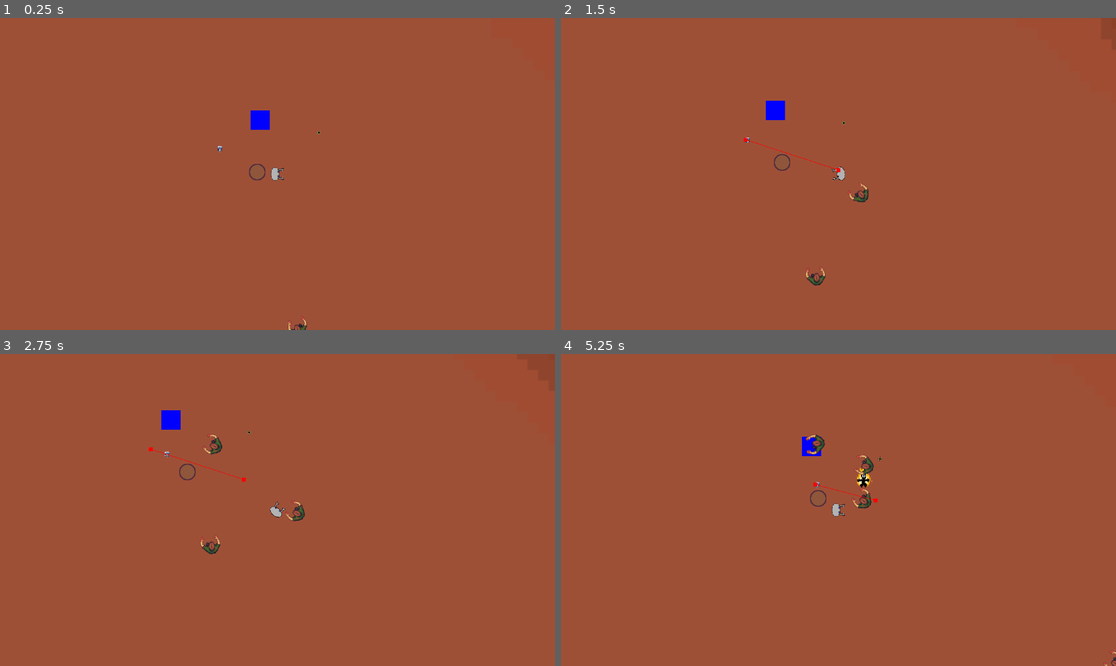
Above: before the commit, frames 1-4 (two rows, left to right).
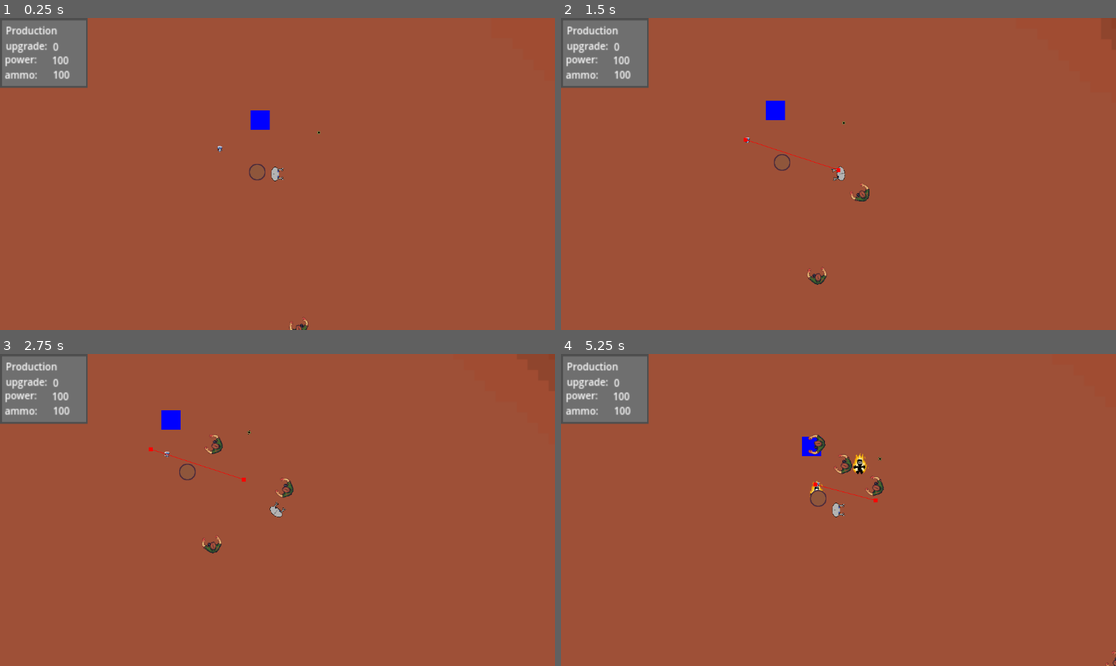
Above: after the commit, the same moments.

Repository: Valentin22r/Don-t-get-surrounded
Game: Godot game, scene res://Map/map.tscn
Same seed, same stepped clock (60 frames per second), same inputs: the game is played once before the commit and once after it.
Inputs (mouse positions are in pixels of both pictures, inside the frame that each line leads up to):
- Up to frame 1 (0.25 s): no input
- Up to frame 2 (1.5 s): move the mouse to (960, 158) at 0.52 s; hold Right (test_right) 0.53-1.28 s; click (960, 158) at 0.6 s; move the mouse to (727, 189) at 1.27 s; hold Down (test_down) from 1.28 s (still down); tap B (call_drones) at 1.35 s
- Up to frame 3 (2.75 s): move the mouse to (333, 441) at 2.02 s; release Down (test_down) at 2.03 s; hold Right (test_right) from 2.03 s (still down); tap N (stop_drones) at 2.1 s
- Up to frame 4 (5.25 s): move the mouse to (810, 572) at 2.77 s; release Right (test_right) at 2.78 s; hold Up (test_up) 2.78-3.53 s; click (810, 572) at 2.85 s; move the mouse to (1005, 556) at 3.52 s; hold B (call_drones) 3.53-4.28 s; hold Left (test_left) 3.53-5.03 s; move the mouse to (672, 463) at 4.27 s; tap N (stop_drones) at 4.35 s; move the mouse to (866, 510) at 5.02 s; hold Down (test_down) from 5.03 s (still down); click (866, 510) at 5.1 s

The runs differ from the first frame. In frame 1, 3.7% of the frame differs, in the area x 0-56%, y 0-100%; in frame 2, 3.8%; in frame 3, 4.0%; in frame 4, 4.3%, in the area x 0-100%, y 0-100%.

Commit message:
add a bunch of things

Diff:
--- a/don't-get-surrounded/Map/spawner.gd
+++ b/don't-get-surrounded/Map/spawner.gd
@@ -4,6 +4,7 @@
 
 func _on_timer_timeout() -> void:
 	var enemy = enemy_scene.instantiate()
+	enemy.add_to_group("enemy")
 	enemy.position.x = randi_range(0, 100)
 	enemy.position.y = randi_range(0, 100)
 	enemy.base = get_node("../Base")
--- /dev/null
+++ b/don't-get-surrounded/Wall/Wall.gd
@@ -0,0 +1,18 @@
+extends Node
+
+var hp = 100
+var life = -1
+var cost = 2
+
+func _ready() -> void:
+	$Area2D.add_to_group("building")
+
+func _process(delta: float) -> void:
+	if (hp <= 0):
+		queue_free()
+	$RichTextLabel.text = str(hp)
+
+func _on_area_2d_area_entered(area: Area2D) -> void:
+	if (area.is_in_group("drone") == true):
+		if (GlobalData.power >= cost and hp < 100):
+			hp += 1
--- /dev/null
+++ b/don't-get-surrounded/Wall/Wall.tscn
@@ -0,0 +1,41 @@
+[gd_scene load_steps=5 format=3 uid="uid://drymjmt1kmu3q"]
+
+[ext_resource type="Texture2D" uid="uid://bwex583ev1fk" path="res://asset/wall.png" id="1_gjbsq"]
+[ext_resource type="Script" path="res://Wall/Wall.gd" id="1_vydor"]
+
+[sub_resource type="RectangleShape2D" id="RectangleShape2D_0q3dq"]
+size = Vector2(161, 162)
+
+[sub_resource type="RectangleShape2D" id="RectangleShape2D_1pum6"]
+size = Vector2(310, 285.5)
+
+[node name="Wall" type="StaticBody2D"]
+script = ExtResource("1_vydor")
+
+[node name="CollisionShape2D" type="CollisionShape2D" parent="."]
+position = Vector2(0, -1)
+scale = Vector2(0.1, 0.1)
+shape = SubResource("RectangleShape2D_0q3dq")
+
+[node name="Sprite2D" type="Sprite2D" parent="."]
+scale = Vector2(0.1, 0.1)
+texture = ExtResource("1_gjbsq")
+
+[node name="Area2D" type="Area2D" parent="."]
+scale = Vector2(0.1, 0.1)
+
+[node name="CollisionShape2D" type="CollisionShape2D" parent="Area2D"]
+shape = SubResource("RectangleShape2D_1pum6")
+
+[node name="Hit_rate" type="Timer" parent="."]
+wait_time = 0.5
+autostart = true
+
+[node name="RichTextLabel" type="RichTextLabel" parent="."]
+offset_left = -27.0
+offset_top = -19.0
+offset_right = 20.0
+offset_bottom = 10.0
+
+[connection signal="area_entered" from="Area2D" to="." method="_on_area_2d_area_entered"]
+[connection signal="timeout" from="Hit_rate" to="." method="_on_hit_rate_timeout"]
--- a/don't-get-surrounded/enemy/enemy.gd
+++ b/don't-get-surrounded/enemy/enemy.gd
@@ -4,6 +4,7 @@
 var life = GlobalData.basic_enemy_life
 var death_animation_repetition = 2
 var death_time = 1
+var target: Array
 
 @export var base: Node2D
 @onready var nav_agent:= $NavigationAgent2D as NavigationAgent2D
@@ -53,3 +54,14 @@
 		death_animation_repetition -= 1
 		$Death.frame = 0
 	$Death.frame += 1
+
+func _on_area_2d_area_entered(area: Area2D) -> void:
+	if (area.is_in_group("building") == true):
+		target.append(area)
+
+func _on_timer_attack_timeout() -> void:
+	if (target.is_empty() == true):
+		print("HERE")
+	if (target.is_empty() == false):
+		print("HERE1")
+		target[0].hp -= 1
--- a/don't-get-surrounded/enemy/enemy.tscn
+++ b/don't-get-surrounded/enemy/enemy.tscn
@@ -6,6 +6,9 @@
 
 [sub_resource type="RectangleShape2D" id="RectangleShape2D_jyfy4"]
 size = Vector2(9, 20)
+
+[sub_resource type="RectangleShape2D" id="RectangleShape2D_6njek"]
+size = Vector2(15.1471, 15.9274)
 
 [node name="Enemy" type="CharacterBody2D"]
 script = ExtResource("1_kcc61")
@@ -24,8 +27,9 @@
 scale = Vector2(1.36, 1.2557)
 
 [node name="CollisionShape2D" type="CollisionShape2D" parent="Area2D"]
-position = Vector2(-0.5, 0)
-shape = SubResource("RectangleShape2D_jyfy4")
+position = Vector2(2.42647, 0)
+scale = Vector2(1, 1)
+shape = SubResource("RectangleShape2D_6njek")
 
 [node name="TimerDeath" type="Timer" parent="."]
 wait_time = 0.08
@@ -38,9 +42,14 @@
 hframes = 4
 
 [node name="Sprite2D" type="Sprite2D" parent="."]
-position = Vector2(3, -1)
-scale = Vector2(0.111111, 0.104502)
+position = Vector2(4.49999, -1)
+scale = Vector2(0.100694, 0.104502)
 texture = ExtResource("3_u0odi")
 
+[node name="TimerAttack" type="Timer" parent="."]
+autostart = true
+
 [connection signal="timeout" from="Timer" to="." method="_on_timer_timeout"]
+[connection signal="area_entered" from="Area2D" to="." method="_on_area_2d_area_entered"]
 [connection signal="timeout" from="TimerDeath" to="." method="_on_timer_death_timeout"]
+[connection signal="timeout" from="TimerAttack" to="." method="_on_timer_attack_timeout"]
--- a/don't-get-surrounded/global_data.gd
+++ b/don't-get-surrounded/global_data.gd
@@ -4,8 +4,8 @@
 var base_life = 100
 
 var upgrade = 0
-var power = 0
-var ammo = 0
+var power = 100
+var ammo = 100
 
 var kill = 0
 var basic_enemy_life = 10
--- /dev/null
+++ b/don't-get-surrounded/turret/hud.gd
@@ -0,0 +1,6 @@
+extends Node2D
+
+func _process(delta: float) -> void:
+	$amelioration_nb.text = str(GlobalData.upgrade)
+	$ammo_nb.text = str(GlobalData.ammo)
+	$power_nb.text = str(GlobalData.power)
--- a/don't-get-surrounded/turret/player.gd
+++ b/don't-get-surrounded/turret/player.gd
@@ -1,12 +1,12 @@
 extends Node2D
 @export var speed: int
 var life = -1
+
 func _ready():
-	add_to_group("player")
-	pass;
+	$Area2D.add_to_group("player")
 
 func _process(delta):
-	look_at(get_global_mouse_position())
+	$Player.look_at(get_global_mouse_position())
 	var velocity = Vector2.ZERO
 	if Input.is_action_pressed("test_right"):
 		velocity.x += 1
--- a/don't-get-surrounded/turret/player.tscn
+++ b/don't-get-surrounded/turret/player.tscn
@@ -1,11 +1,14 @@
-[gd_scene load_steps=5 format=3 uid="uid://qkm5wwp2rcmx"]
+[gd_scene load_steps=7 format=3 uid="uid://qkm5wwp2rcmx"]
 
 [ext_resource type="Script" path="res://turret/player.gd" id="1_w7i2s"]
 [ext_resource type="Texture2D" uid="uid://c6babccsrv1px" path="res://asset/player.png" id="3_aoqmg"]
+[ext_resource type="Script" path="res://turret/hud.gd" id="3_koc7y"]
 
 [sub_resource type="RectangleShape2D" id="RectangleShape2D_dc6b2"]
 
 [sub_resource type="RectangleShape2D" id="RectangleShape2D_56av3"]
+
+[sub_resource type="QuadMesh" id="QuadMesh_saqhp"]
 
 [node name="test_mob" type="CharacterBody2D"]
 script = ExtResource("1_w7i2s")
@@ -21,9 +24,80 @@
 shape = SubResource("RectangleShape2D_56av3")
 
 [node name="Player" type="Sprite2D" parent="."]
-rotation = 1.5708
 scale = Vector2(0.034398, 0.0363636)
 texture = ExtResource("3_aoqmg")
 
 [node name="Camera2D" type="Camera2D" parent="."]
 zoom = Vector2(2, 2)
+
+[node name="Hud" type="Node2D" parent="."]
+script = ExtResource("3_koc7y")
+
+[node name="bloc2" type="MeshInstance2D" parent="Hud"]
+modulate = Color(0.306923, 0.306923, 0.306923, 1)
+position = Vector2(-242.375, -125.625)
+scale = Vector2(91.25, 72.75)
+mesh = SubResource("QuadMesh_saqhp")
+
+[node name="bloc" type="MeshInstance2D" parent="Hud"]
+modulate = Color(0.435192, 0.435192, 0.435192, 1)
+position = Vector2(-242.125, -125.375)
+scale = Vector2(87.25, 67.75)
+mesh = SubResource("QuadMesh_saqhp")
+
+[node name="production" type="RichTextLabel" parent="Hud"]
+offset_left = -282.5
+offset_top = -156.5
+offset_right = -192.5
+offset_bottom = -133.5
+theme_override_font_sizes/normal_font_size = 10
+text = "Production"
+
+[node name="amelioration" type="RichTextLabel" parent="Hud"]
+offset_left = -282.5
+offset_top = -140.5
+offset_right = -192.5
+offset_bottom = -117.5
+theme_override_font_sizes/normal_font_size = 10
+text = "upgrade: "
+
+[node name="power" type="RichTextLabel" parent="Hud"]
+offset_left = -283.5
+offset_top = -126.5
+offset_right = -193.5
+offset_bottom = -103.5
+theme_override_font_sizes/normal_font_size = 10
+text = "power: "
+
+[node name="ammo" type="RichTextLabel" parent="Hud"]
+offset_left = -283.5
+offset_top = -110.5
+offset_right = -193.5
+offset_bottom = -87.5
+theme_override_font_sizes/normal_font_size = 10
+text = "ammo: "
+
+[node name="amelioration_nb" type="RichTextLabel" parent="Hud"]
+offset_left = -232.75
+offset_top = -139.25
+offset_right = -142.75
+offset_bottom = -116.25
+theme_override_font_sizes/normal_font_size = 10
+text = "0
+"
+
+[node name="power_nb" type="RichTextLabel" parent="Hud"]
+offset_left = -233.75
+offset_top = -125.25
+offset_right = -143.75
+offset_bottom = -102.25
+theme_override_font_sizes/normal_font_size = 10
+text = "0"
+
+[node name="ammo_nb" type="RichTextLabel" parent="Hud"]
+offset_left = -232.75
+offset_top = -110.25
+offset_right = -142.75
+offset_bottom = -87.25
+theme_override_font_sizes/normal_font_size = 10
+text = "0"
Binary file changed: don't-get-surrounded/asset/player.png
Not shown: 1 places in don't-get-surrounded/enemy/enemy.tscn that only renumber resources
